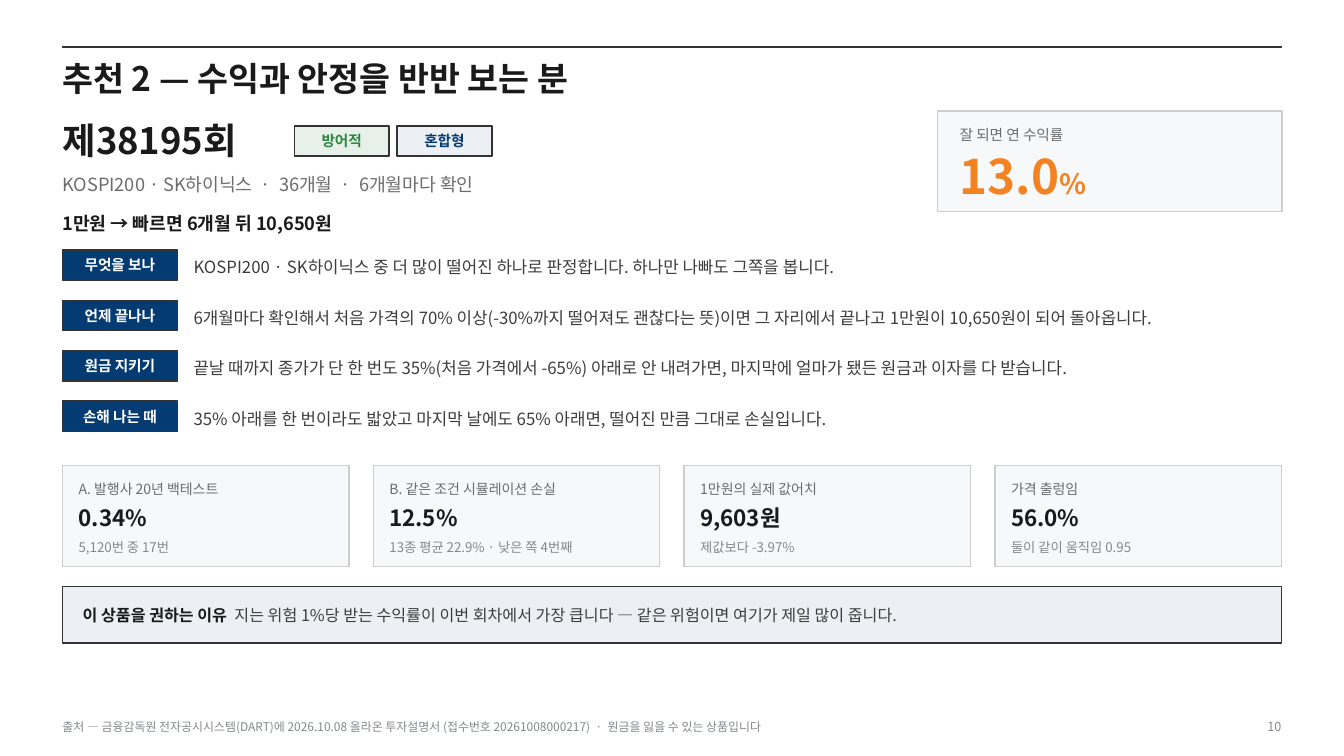
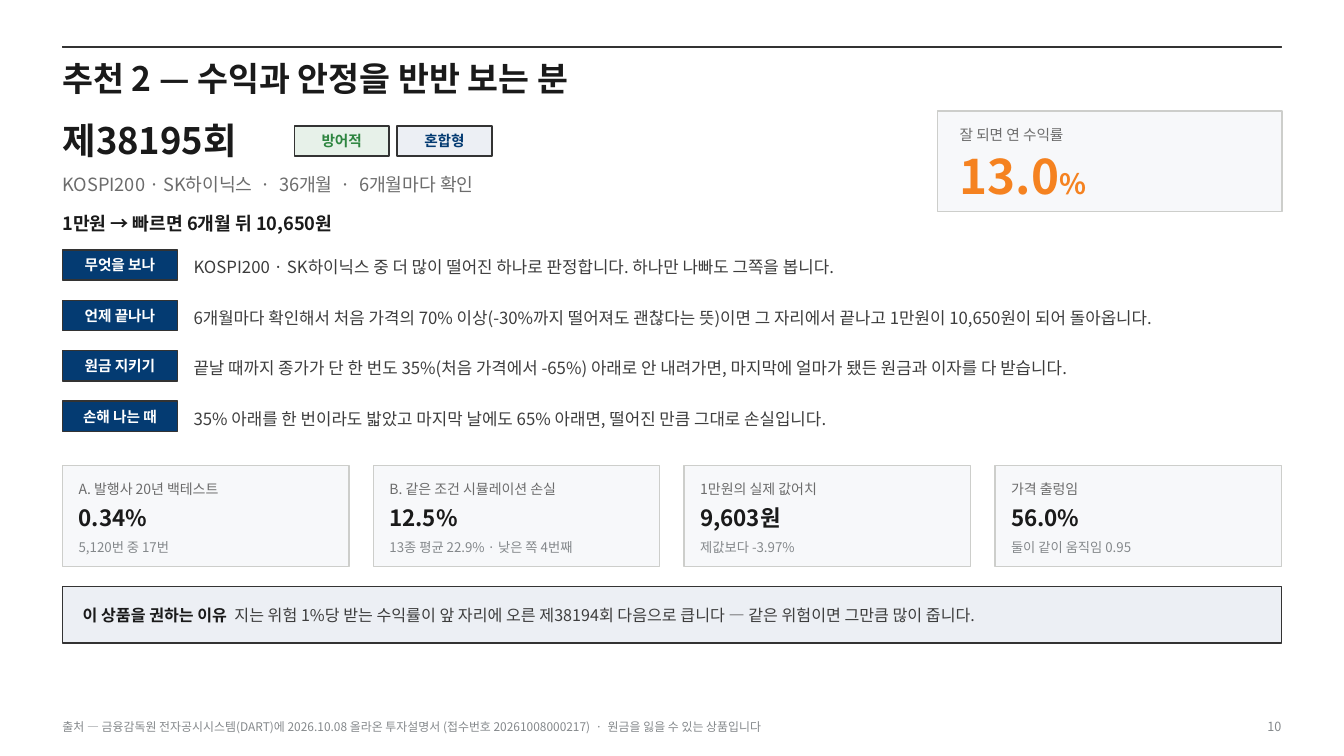
Before and after one commit to hanaroline/work_1, a slide deck: slide 10 of els-analysis-deck.pptx. Drawn at 1344x756 pixels with LibreOffice and Linux fonts; fonts in the diff are those of the drawing. Boxes give left, top, right and bottom in pixels: in the first picture for what was removed or moved away, otherwise in the second. Text is boxed around its words. In the diff, an @@ line names an element or a change of style, - is before the commit and + after.

```diff
--- a/els-analysis-deck.pptx
+++ b/els-analysis-deck.pptx
@@ text at bbox=[83, 607, 975, 623]: text changed @@
-이 상품을 권하는 이유 지는 위험 1%당 받는 수익률이 이번 회차에서 가장 큽니다 — 같은 위험이면 여기가 제일 많이 줍니다.
+이 상품을 권하는 이유 지는 위험 1%당 받는 수익률이 앞 자리에 오른 제38194회 다음으로 큽니다 — 같은 위험이면 그만큼 많이 줍니다.
```
Also in this commit, not shown: 5 other slides changed, 17 other files.
